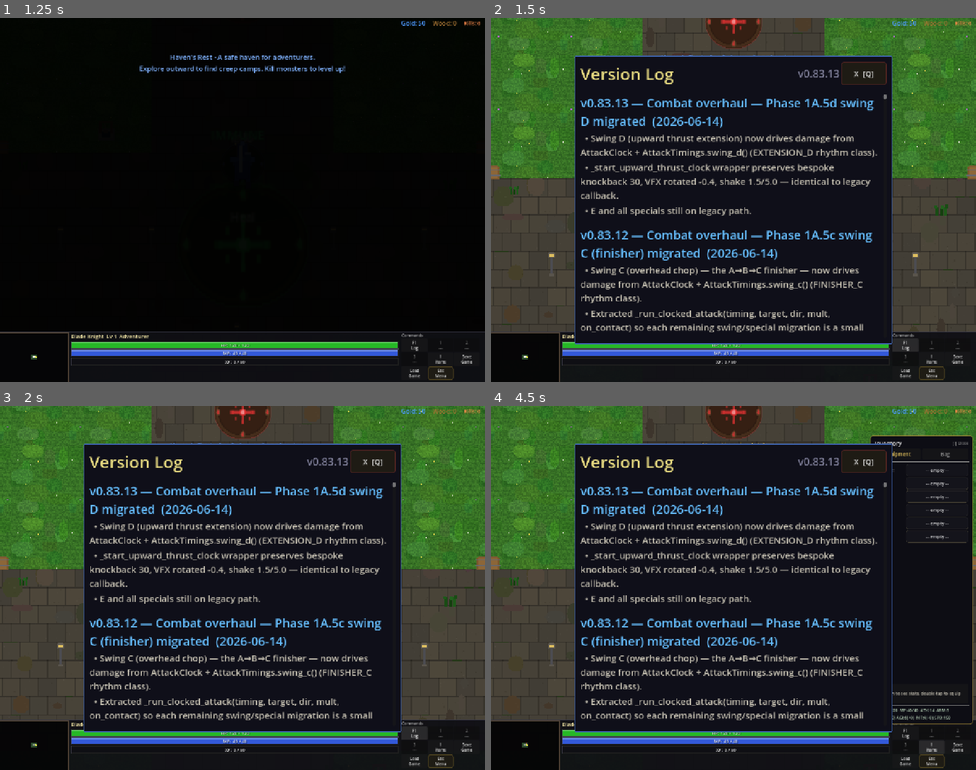
Above: before the commit, frames 1-4 (two rows, left to right).
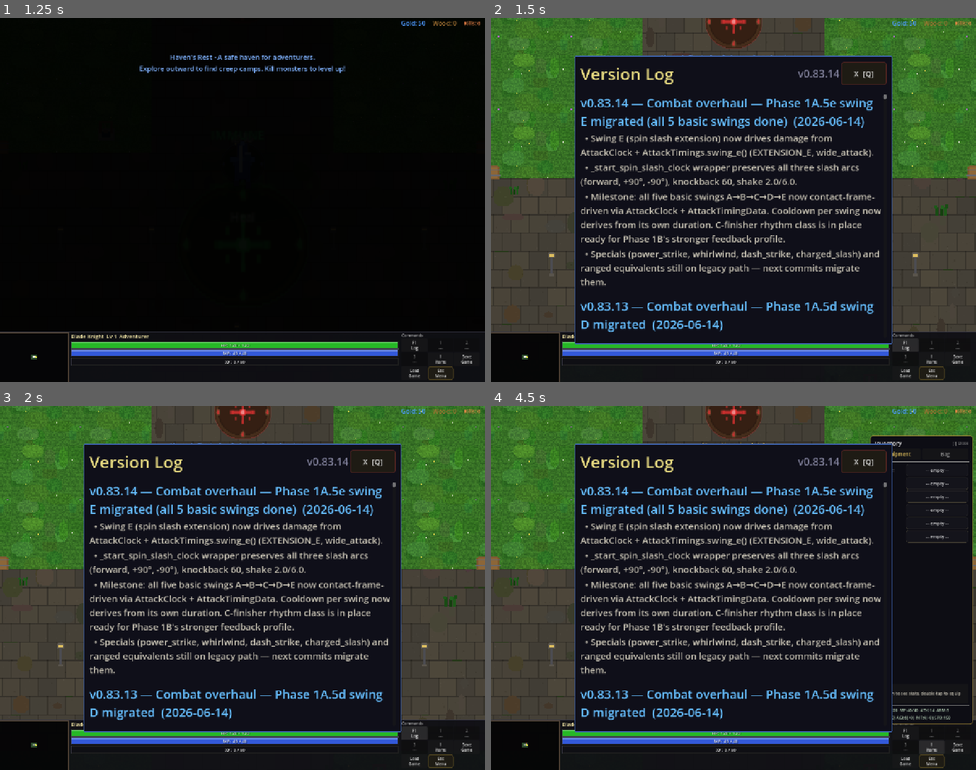
Above: after the commit, the same moments.

Repository: slxny/legends-open-rpg
Game: Godot game, scene res://scenes/main.tscn
Two runs of this game, one before a commit and one after it. Both use one fixed random seed, a clock stepped at 60 frames per second and the inputs below.
Inputs (mouse positions are in pixels of both pictures, inside the frame that each line leads up to):
- Up to frame 1 (1.25 s): tap Enter at 0.5 s; move the mouse to (218, 272) at 0.52 s; hold W (move_up) from 0.53 s (still down); hold Space (attack) from 0.53 s (still down); click (218, 272) at 0.67 s
- Up to frame 2 (1.5 s): release W (move_up) at 1.25 s; release Space (attack) at 1.25 s; click "F1 Log" at 1.25 s
- Up to frame 3 (2 s): no input
- Up to frame 4 (4.5 s): click "1 ---" at 2 s; click "2 ---" at 2.75 s; click "3 ---" at 3.5 s; click "I Items" at 4.25 s

Frame 1 is identical in both runs. In frame 2, 10% of the frame differs, in the area x 18-81%, y 14-87%; in frame 3, 10%; in frame 4, 10%.

Commit message:
v0.83.14: Combat overhaul — Phase 1A.5e swing E migrated (all 5 basics done)
- _anim_spin_slash: new clock_driven flag.
- _start_spin_slash_clock preserves three slash arcs (forward, +90°,
  -90°), knockback 60, shake 2.0/6.0.
- _do_melee_attack swing_idx==4 wired to AttackTimings.swing_e()
  (EXTENSION_E, wide_attack).

Milestone: all 5 basic swings A/B/C/D/E now contact-frame-driven via
AttackClock + AttackTimingData. Each swing's cooldown derives from
its own duration_sec, not the legacy 0.5/attack_speed constant.
C-finisher rhythm_class is in place for Phase 1B's stronger
feedback profile.

Specials (power_strike, whirlwind, charged_slash, dash_strike,
piercing_shot, arrow_rain, sniper_shot, shadow_step) still on legacy
path — next commits migrate them.

Headless: smoke 51/51 PASS, parse clean, Engine.time_scale writers
still zero.

Co-Authored-By: Claude Opus 4.7 (1M context) <noreply@anthropic.com>

Diff:
--- a/scenes/player/player.gd
+++ b/scenes/player/player.gd
@@ -2653,8 +2653,9 @@
 		3:  # D: upward thrust — MIGRATED (Phase 1A.5d). EXTENSION_D.
 			_anim_upward_thrust(tween, frames, base_pos, dir, target, result, true)
 			_start_upward_thrust_clock(AttackTimingsCls.swing_d(), target, dir)
-		4:  # E: spin slash
-			_anim_spin_slash(tween, frames, base_pos, dir, target, result)
+		4:  # E: spin slash — MIGRATED (Phase 1A.5e). EXTENSION_E (wide attack).
+			_anim_spin_slash(tween, frames, base_pos, dir, target, result, true)
+			_start_spin_slash_clock(AttackTimingsCls.swing_e(), target, dir)
 
 func _anim_swing_horizontal(tween: Tween, frames: Array, base_pos: Vector2,
 		dir: Vector2, perp: Vector2, target: Node2D, result: Dictionary, side: float,
@@ -2786,6 +2787,24 @@
 	)
 
 
+# Swing E — wide spin extension. Audit: knockback 60, three slash arcs, shake 2.0/6.0.
+func _start_spin_slash_clock(timing: Resource, target: Node2D, dir: Vector2, ability_mult: float = 1.0) -> void:
+	_run_clocked_attack(timing, target, dir, ability_mult, func(t: Node2D, d: Vector2, crit: bool) -> void:
+		if is_instance_valid(t):
+			t.apply_knockback(d, 60.0)
+		_spawn_slash_vfx(d, 40.0, 1.6)
+		_spawn_slash_vfx(d.rotated(PI * 0.5), 35.0, 1.2)
+		_spawn_slash_vfx(d.rotated(-PI * 0.5), 35.0, 1.2)
+		if is_instance_valid(t):
+			_spawn_impact_vfx(t.global_position, crit)
+		if crit:
+			_do_screen_shake(6.0)
+			_do_hit_freeze(true)
+		else:
+			_do_screen_shake(2.0)
+	)
+
+
 func _anim_overhead_chop(tween: Tween, frames: Array, base_pos: Vector2,
 		dir: Vector2, target: Node2D, result: Dictionary, clock_driven: bool = false) -> void:
 	if frames.size() >= 3:
@@ -2854,7 +2873,7 @@
 	_anim_return_to_idle(tween, base_pos)
 
 func _anim_spin_slash(tween: Tween, frames: Array, base_pos: Vector2,
-		dir: Vector2, target: Node2D, result: Dictionary) -> void:
+		dir: Vector2, target: Node2D, result: Dictionary, clock_driven: bool = false) -> void:
 	if frames.size() >= 3:
 		tween.tween_callback(func(): sprite.texture = frames[0])
 	# Coil
@@ -2868,21 +2887,22 @@
 	tween.set_parallel(false)
 	if frames.size() >= 3:
 		tween.tween_callback(func(): sprite.texture = frames[2])
-	tween.tween_callback(func():
-		if is_instance_valid(target):
-			target.take_damage(result["damage"], result["is_crit"])
-			target.apply_knockback(dir, 60.0)
-			# Wide slash VFX — hits in a circle
-			_spawn_slash_vfx(dir, 40.0, 1.6)
-			_spawn_slash_vfx(dir.rotated(PI * 0.5), 35.0, 1.2)
-			_spawn_slash_vfx(dir.rotated(-PI * 0.5), 35.0, 1.2)
-			_spawn_impact_vfx(target.global_position, result["is_crit"])
-			if result["is_crit"]:
-				_do_screen_shake(6.0)
-				_do_hit_freeze(true)
-			else:
-				_do_screen_shake(2.0)
-	)
+	if not clock_driven:
+		tween.tween_callback(func():
+			if is_instance_valid(target):
+				target.take_damage(result["damage"], result["is_crit"])
+				target.apply_knockback(dir, 60.0)
+				# Wide slash VFX — hits in a circle
+				_spawn_slash_vfx(dir, 40.0, 1.6)
+				_spawn_slash_vfx(dir.rotated(PI * 0.5), 35.0, 1.2)
+				_spawn_slash_vfx(dir.rotated(-PI * 0.5), 35.0, 1.2)
+				_spawn_impact_vfx(target.global_position, result["is_crit"])
+				if result["is_crit"]:
+					_do_screen_shake(6.0)
+					_do_hit_freeze(true)
+				else:
+					_do_screen_shake(2.0)
+		)
 	# Unwind rotation
 	tween.tween_property(sprite, "rotation", 0.0, 0.08)
 	tween.tween_interval(0.04)
--- a/scenes/ui/changelog_dialog.gd
+++ b/scenes/ui/changelog_dialog.gd
@@ -9,9 +9,20 @@
 var _is_visible: bool = false
 var _is_mobile: bool = false
 
-const GAME_VERSION := "v0.83.13"
+const GAME_VERSION := "v0.83.14"
 
 const CHANGELOG: Array[Dictionary] = [
+	{
+		"version": "v0.83.14",
+		"title": "Combat overhaul — Phase 1A.5e swing E migrated (all 5 basic swings done)",
+		"date": "2026-06-14",
+		"entries": [
+			"Swing E (spin slash extension) now drives damage from AttackClock + AttackTimings.swing_e() (EXTENSION_E, wide_attack).",
+			"_start_spin_slash_clock wrapper preserves all three slash arcs (forward, +90°, -90°), knockback 60, shake 2.0/6.0.",
+			"Milestone: all five basic swings A→B→C→D→E now contact-frame-driven via AttackClock + AttackTimingData. Cooldown per swing now derives from its own duration. C-finisher rhythm class is in place ready for Phase 1B's stronger feedback profile.",
+			"Specials (power_strike, whirlwind, dash_strike, charged_slash) and ranged equivalents still on legacy path — next commits migrate them.",
+		]
+	},
 	{
 		"version": "v0.83.13",
 		"title": "Combat overhaul — Phase 1A.5d swing D migrated",
